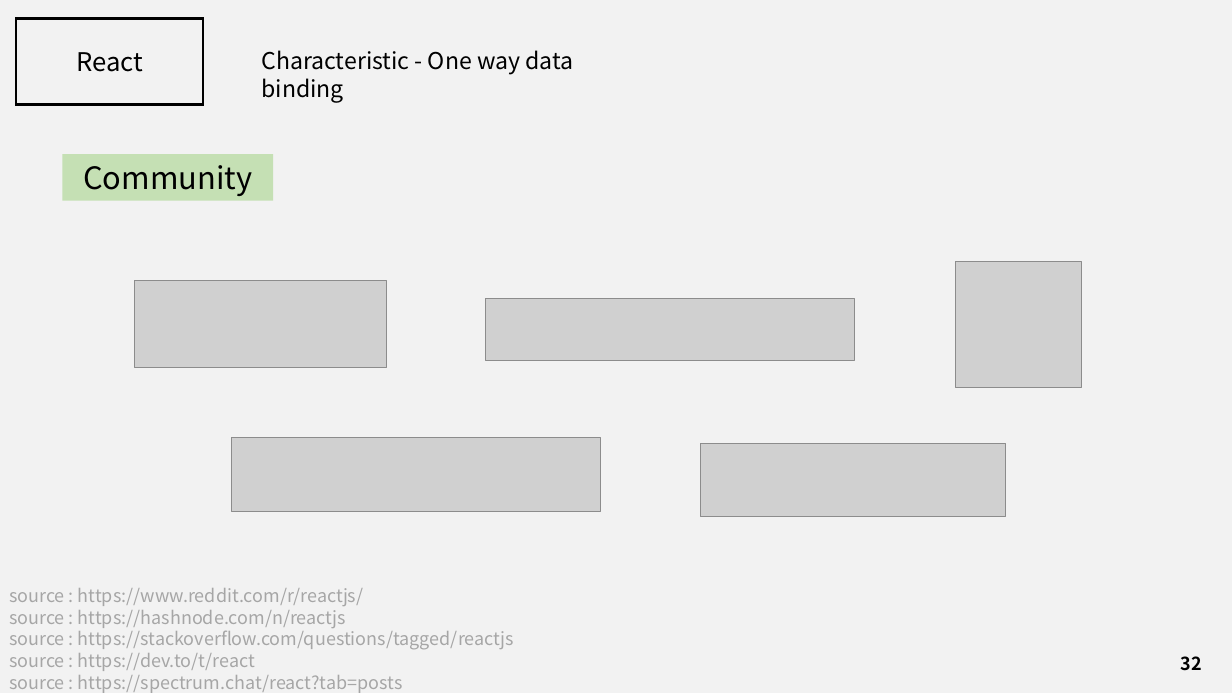
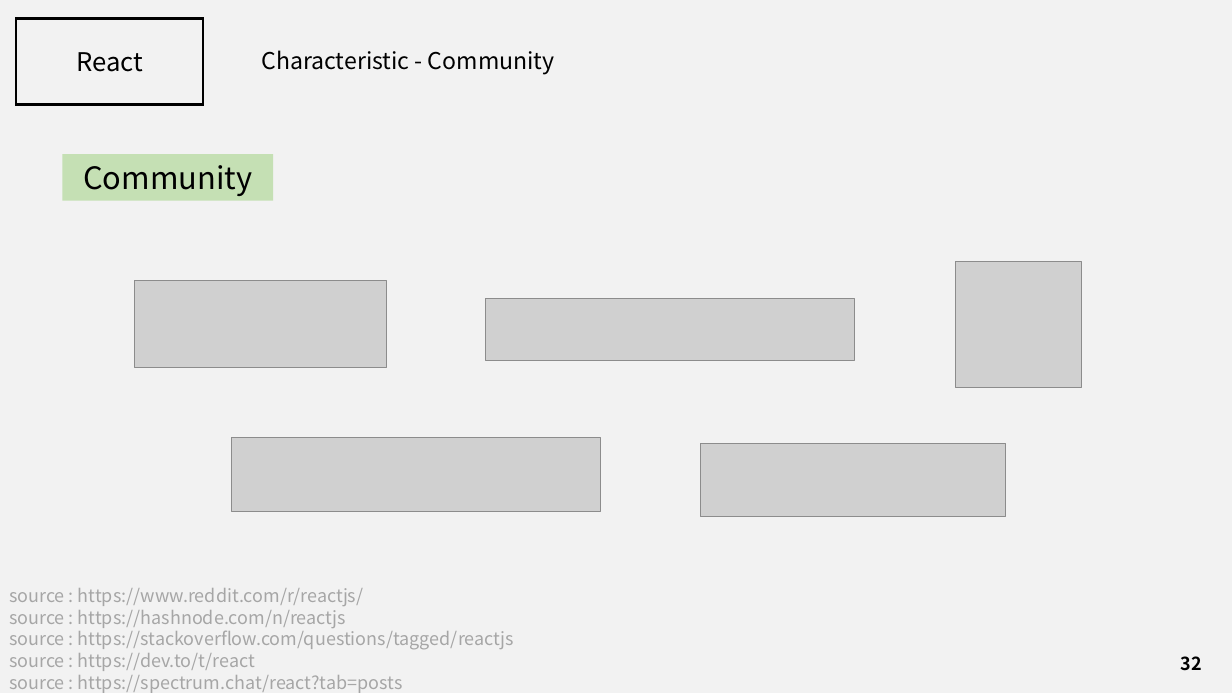
Before and after one commit to J3SUNG/Seminar, a slide deck: slide 32 of 210207_React.pptx. Drawn at 1232x693 pixels with LibreOffice and Linux fonts; fonts in the diff are those of the drawing; grey boxes stand for pictures. Boxes give left, top, right and bottom in pixels: in the first picture for what was removed or moved away, otherwise in the second. Text is boxed around its words. In the diff, an @@ line names an element or a change of style, - is before the commit and + after.

```diff
--- a/210207_React.pptx
+++ b/210207_React.pptx
@@ text at box(261, 50, 555, 75): text changed @@
-Characteristic - One way data binding
+Characteristic - Community
```
Also in this commit, not shown: 2 other slides changed, 1 other file.
